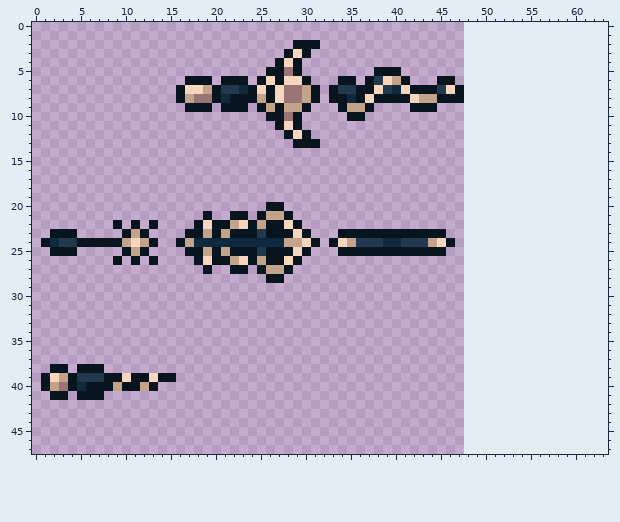
One commit to this pixel-art sprite: Assets/Sprites/Items/Items.png. The first picture shows the starting point.
The file is 48x48 pixels. The old version is drawn lined up with the new one, on the new canvas.
Once edited:
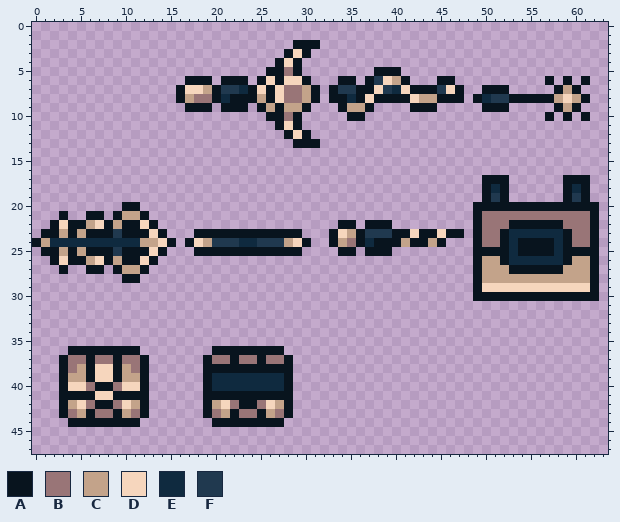
Palette (. is transparent): A #08141e  B #997577  C #c3a38a  D #f6d6bd  E #0f2a3f  F #20394f
The exact change:
canvas 48x48 -> 64x48
y 6: x 57 . -> A; x 59 . -> A; x 61 . -> A
y 7: x 50..52 ... -> AAA; x 58..60 ... -> ACA
y 8: x 49..61 ............. -> AEFFAAAAACDCA
y 9: x 50..52 ... -> AAA; x 58..60 ... -> ACA
y 10: x 57 . -> A; x 59 . -> A; x 61 . -> A
y 17: x 50..52 ... -> AAA; x 59..61 ... -> AAA
y 18: x 50..52 ... -> AEA; x 59..61 ... -> AEA
y 19: x 50..52 ... -> AFA; x 59..61 ... -> AFA
y 20: x 10..11 .. -> AA; x 26..27 AA -> ..; x 49..62 .............. -> AAAAAAAAAAAAAA
y 21: x 3 . -> A; x 6..7 .. -> AA; x 9..12 .... -> ACCA; x 19 A -> .; x 22..23 AA -> ..; x 25..28 ACCA -> ....; x 49..62 .............. -> ABBBBBBBBBBBBA
y 22: x 2..10 .......A. -> ADAACDACA; x 12 . -> D; x 18..29 ADAACDACAADA -> ............; x 34..35 .. -> AA; x 37..39 ... -> AAA; x 49..62 .............. -> ABBBAAAAAABBBA
y 23: x 1 . -> A; x 3 A -> C; x 5..9 ..... -> CAAAF; x 11 C -> A; x 13..14 .. -> DA; x 17 A -> .; x 19 C -> A; x 21 C -> A; x 25 F -> A; x 29..30 DA -> A.; x 33..35 .AA -> ADC; x 37..39 AAA -> FFF; x 42 A -> D; x 45..47 A.. -> DAA; x 49..62 .............. -> ABBAEEEEEEABBA
y 24: x 0..1 .A -> AC; x 3..11 FFAAAAACD -> EEEEEEEEE; x 13..22 A..ACEEEEE -> CDA.ADCFFF; x 25..27 EEE -> FFF; x 29..31 CDA -> DA.; x 34..43 DCFFFEEFFF -> CBAEAAACAA; x 45..46 DA -> A.; x 49..62 .............. -> ABBAEAAAAEABBA
y 25: x 1 . -> A; x 3 A -> C; x 5..9 ..... -> CAAAF; x 11 C -> A; x 13..14 .. -> DA; x 17 A -> .; x 19 C -> A; x 21 C -> A; x 25 F -> A; x 29..30 DA -> A.; x 36 A -> .; x 40..45 AAAAAA -> ......; x 49..62 .............. -> AAAAEAAAAEAAAA
y 26: x 2..10 .......A. -> ADAACDACA; x 12 . -> D; x 18..29 ADAACDACAADA -> ............; x 49..62 .............. -> ACCAEEEEEEACCA
y 27: x 3 . -> A; x 6..7 .. -> AA; x 9..12 .... -> ACCA; x 19 A -> .; x 22..23 AA -> ..; x 25..28 ACCA -> ....; x 49..62 .............. -> ACCCAAAAAACCCA
y 28: x 10..11 .. -> AA; x 26..27 AA -> ..; x 49..62 .............. -> ACCCCCCCCCCCCA
y 29: x 49..62 .............. -> ADDDDDDDDDDDDA
y 30: x 49..62 .............. -> AAAAAAAAAAAAAA
y 36: x 4..11 ........ -> AAAAAAAA; x 20..27 ........ -> AAAAAAAA
y 37: x 3..12 .......... -> ABBABBABBA; x 19..28 .......... -> ABBABBABBA
y 38: x 2 A -> .; x 4..5 .A -> BC; x 7..12 A..... -> DDACBA; x 19..28 .......... -> AAAAAAAAAA
y 39: x 1..8 ADCAFFFA -> ..ACCADD; x 10..11 DA -> CC; x 13..15 DAA -> ...; x 19..28 .......... -> AEEEEEEEEA
y 40: x 1..6 ACBAEA -> ..ADDB; x 9..13 CAACA -> BDDA.; x 19..28 .......... -> AEEEEEEEEA
y 41: x 2 A -> .; x 4 . -> A; x 7..12 A..... -> DDAAAA; x 19..28 .......... -> AAAAAAAAAA
y 42: x 3..12 .......... -> ACDBAABDCA; x 19..28 .......... -> ACDBAABDCA
y 43: x 3..12 .......... -> ABCABBACBA; x 19..28 .......... -> ABCABBACBA
y 44: x 4..11 ........ -> AAAAAAAA; x 20..27 ........ -> AAAAAAAA
